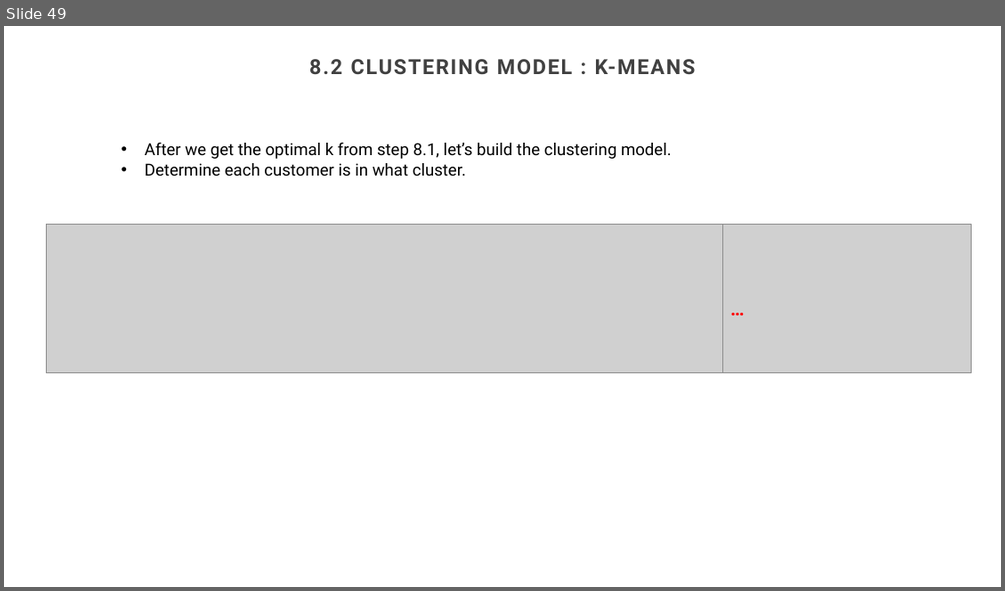
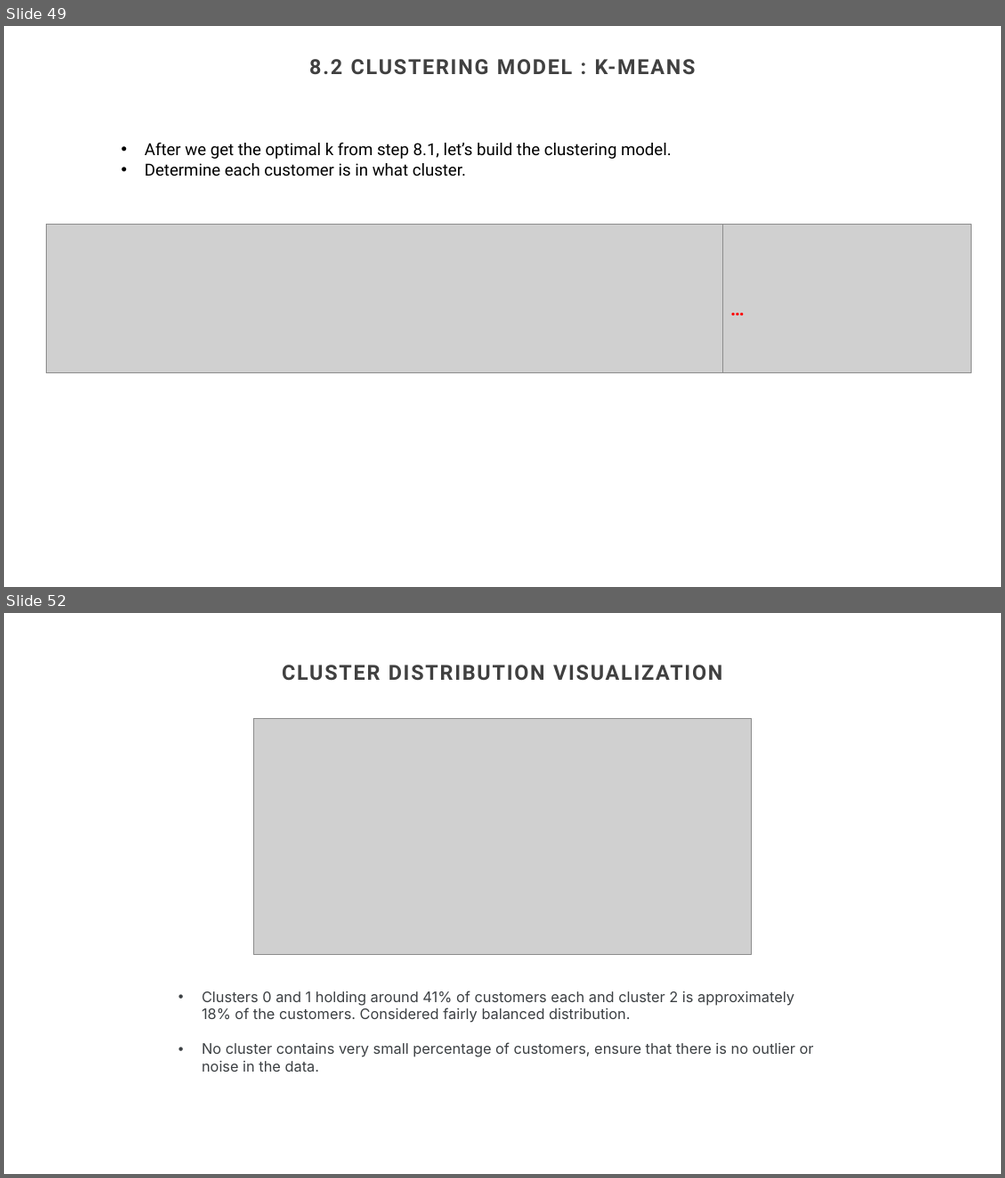
Before and after one commit to GaoWeiChang/Ecommerce_Product_Recommendation_System, a slide deck: CUSTOMER PRODUCT RECOMMENDATION SYSTEM.pptx. Shown one above the other, each under a label of ours: slide 49 before the commit, slides 49 and 52 after it; the slides between them are not shown. The pictures are 1005x591 and 1005x1178 pixels, drawn with LibreOffice and Linux fonts; fonts in the diff are those of the drawing; grey boxes stand for pictures; background and template pictures are left out. Boxes give left, top, right and bottom in pixels: in the first picture for what was removed or moved away, otherwise in the second. Text is boxed around its words. In the diff, an @@ line names an element or a change of style, - is before the commit and + after.

```diff
--- a/CUSTOMER PRODUCT RECOMMENDATION SYSTEM.pptx
+++ b/CUSTOMER PRODUCT RECOMMENDATION SYSTEM.pptx
@@ slide 52 added at [4,613,1001,1174], background #FFFFFF @@
@@ title added at [282,665,722,680], 20 pt, text #404040, bold @@
+CLUSTER DISTRIBUTION VISUALIZATION
@@ picture added at [254,718,752,955] @@
@@ text added at [202,990,814,1071], 14 pt, text #3C4043 @@
+• Clusters 0 and 1 holding around 41% of customers each and cluster 2 is approximately 18% of the customers. Considered fairly balanced distribution.
+• No cluster contains very small percentage of customers, ensure that there is no outlier or noise in the data.
```
Also in this commit, not shown: 8 other slides added, 1 other file.
